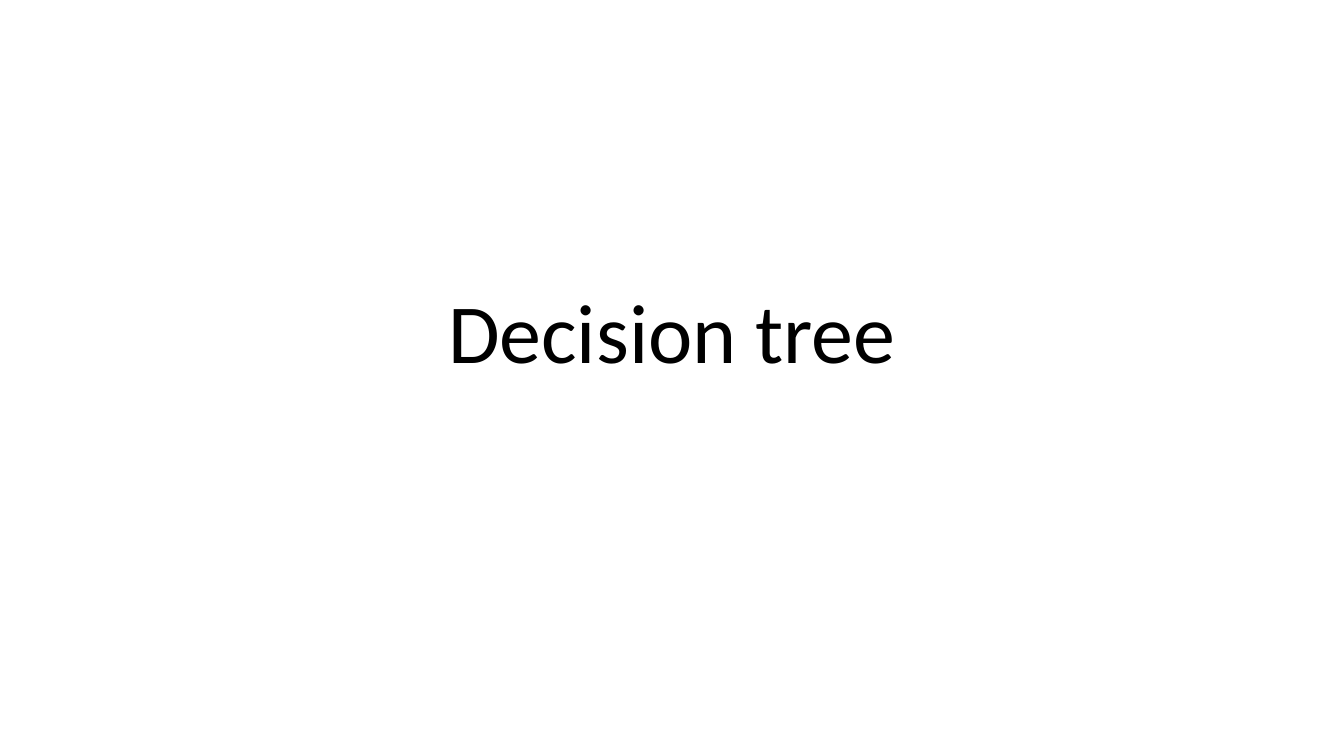
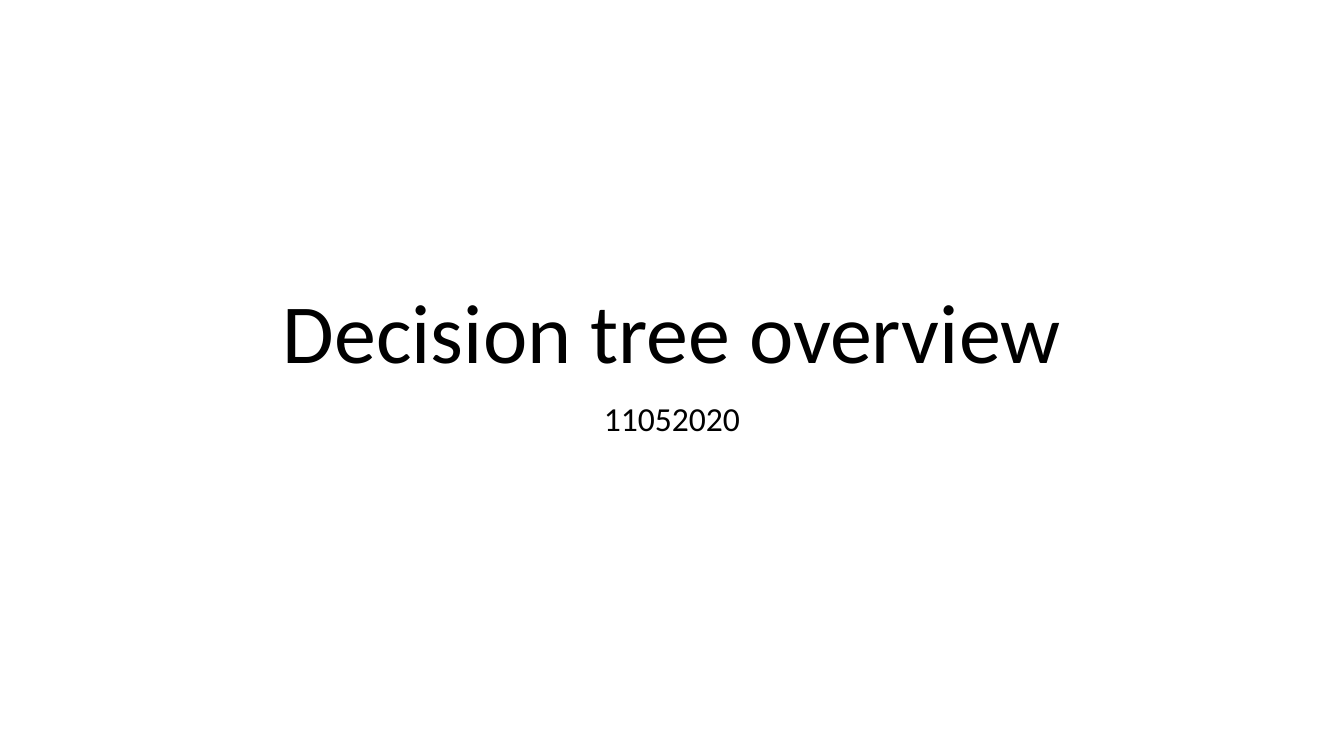
Before and after one commit to 2waybene/java4lucy, a slide deck: slide 1 of doc/meeting_11052020.pptx. Drawn at 1344x756 pixels with LibreOffice and Linux fonts; fonts in the diff are those of the drawing. Boxes give left, top, right and bottom in pixels: in the first picture for what was removed or moved away, otherwise in the second. Text is boxed around its words. In the diff, an @@ line names an element or a change of style, - is before the commit and + after.

```diff
--- a/doc/meeting_11052020.pptx
+++ b/doc/meeting_11052020.pptx
@@ title at (283, 305, 1060, 364): text changed @@
-Decision tree
+Decision tree overview
@@ subtitle added at (604, 409, 740, 432), 24 pt, text #000000 @@
+11052020
```
Also in this commit, not shown: 3 other slides changed, 12 slides added, 1 slide removed, 3 other files.
